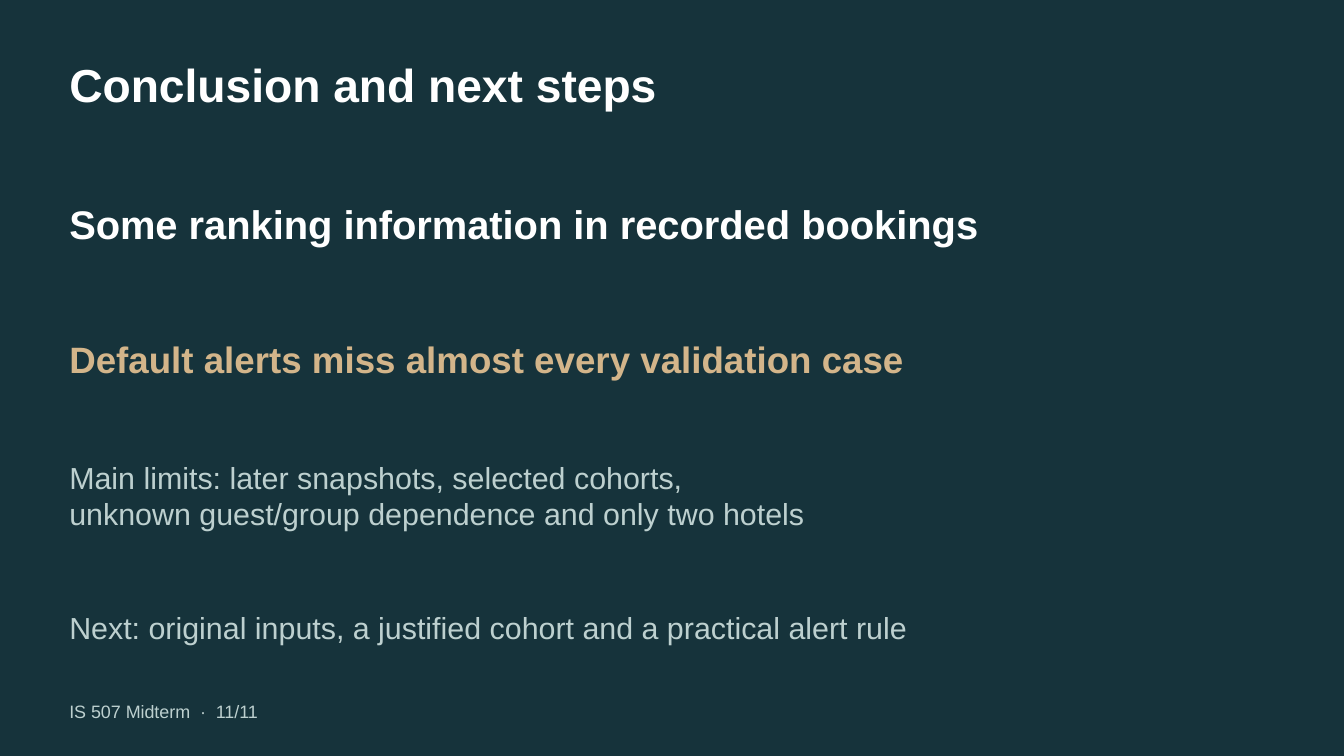
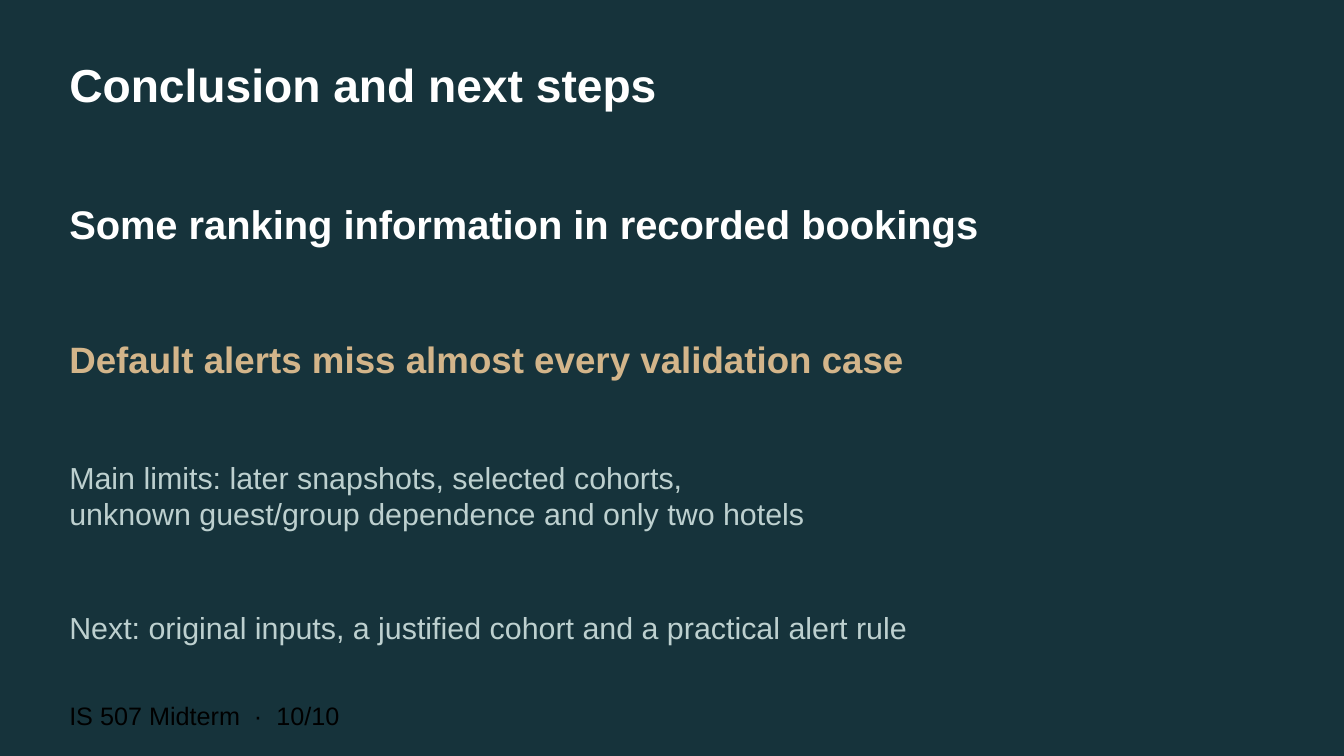
Before and after one commit to wzbxjb/hotel-cancellation-is507-team, a slide deck: slide 11 of deliverables/IS507_Midterm_Presentation.pptx. Drawn at 1344x756 pixels with LibreOffice and Linux fonts; fonts in the diff are those of the drawing. Boxes give left, top, right and bottom in pixels: in the first picture for what was removed or moved away, otherwise in the second. Text is boxed around its words. In the diff, an @@ line names an element or a change of style, - is before the commit and + after.

```diff
--- a/deliverables/IS507_Midterm_Presentation.pptx
+++ b/deliverables/IS507_Midterm_Presentation.pptx
@@ text at (69, 707, 339, 725): text changed; size 12.8 to 18 pt; text colour #BDD0CF to #000000 @@
-IS 507 Midterm · 11/11
+IS 507 Midterm · 10/10
```
Also in this commit, not shown: 10 other slides changed, 16 other files.
